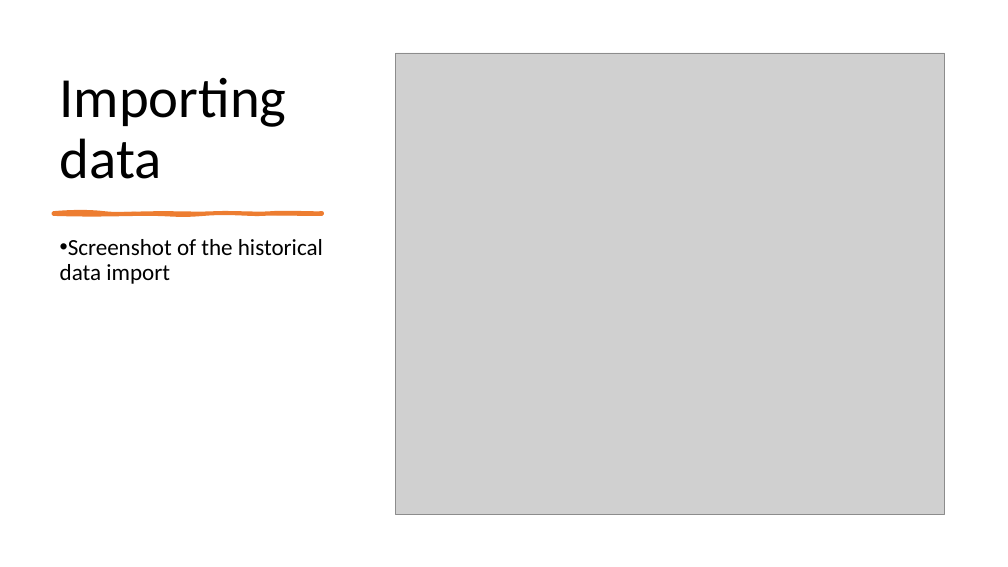
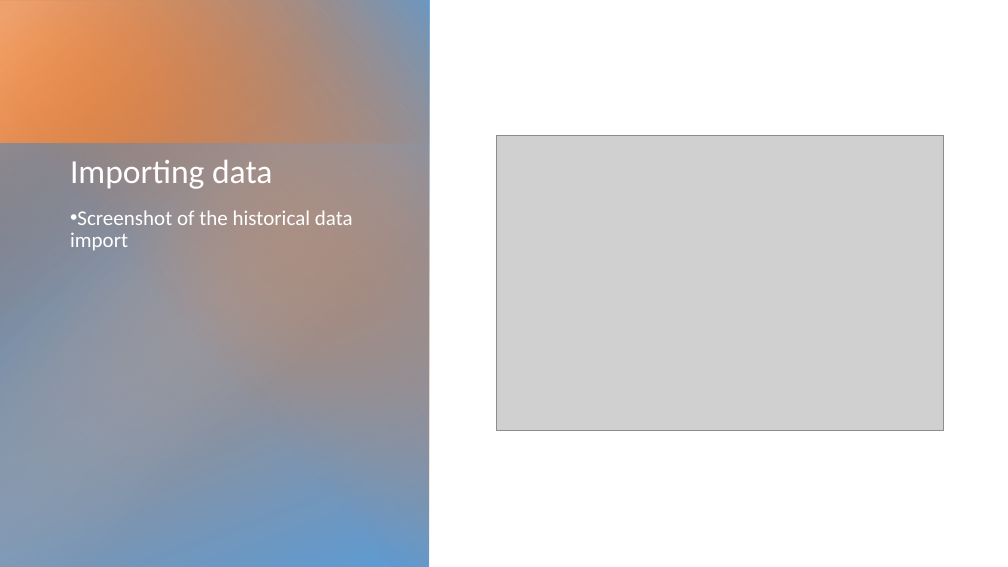
Before and after one commit to Jayy-blip/CEIS150-Project-Module-6-Loading-Data, a slide deck: slide 4 of CEIS150 Project Module 6 Loading Data.pptx. Drawn at 1008x567 pixels with LibreOffice and Linux fonts; fonts in the diff are those of the drawing; grey boxes stand for pictures. Boxes give left, top, right and bottom in pixels: in the first picture for what was removed or moved away, otherwise in the second. Text is boxed around its words. In the diff, an @@ line names an element or a change of style, - is before the commit and + after.

```diff
--- a/CEIS150 Project Module 6 Loading Data.pptx
+++ b/CEIS150 Project Module 6 Loading Data.pptx
@@ group added at box(0, 0, 430, 567): 4 rectangles @@
@@ title "Importing data": place and size @@
-title "Importing data" at box(60, 78, 287, 179)
+title "Importing data" at box(70, 160, 272, 189)
@@ title "Importing data" at box(70, 160, 272, 189): size 54 to 32 pt, text colour #000000 to #FFFFFF @@
@@ picture: place and size @@
-picture at box(395, 53, 944, 514)
+picture at box(497, 135, 944, 431)
@@ text "Screenshot of the historical data ...": place and size @@
-text "Screenshot of the historical data ..." at box(60, 239, 323, 284)
+text "Screenshot of the historical data ..." at box(70, 210, 353, 251)
@@ text "Screenshot of the historical data ..." at box(70, 210, 353, 251): size 22 to 20 pt, text colour #000000 to #FFFFFF @@
@@ freeform shape removed at box(53, 212, 322, 214) @@
```
Also in this commit, not shown: 1 other slide changed.
